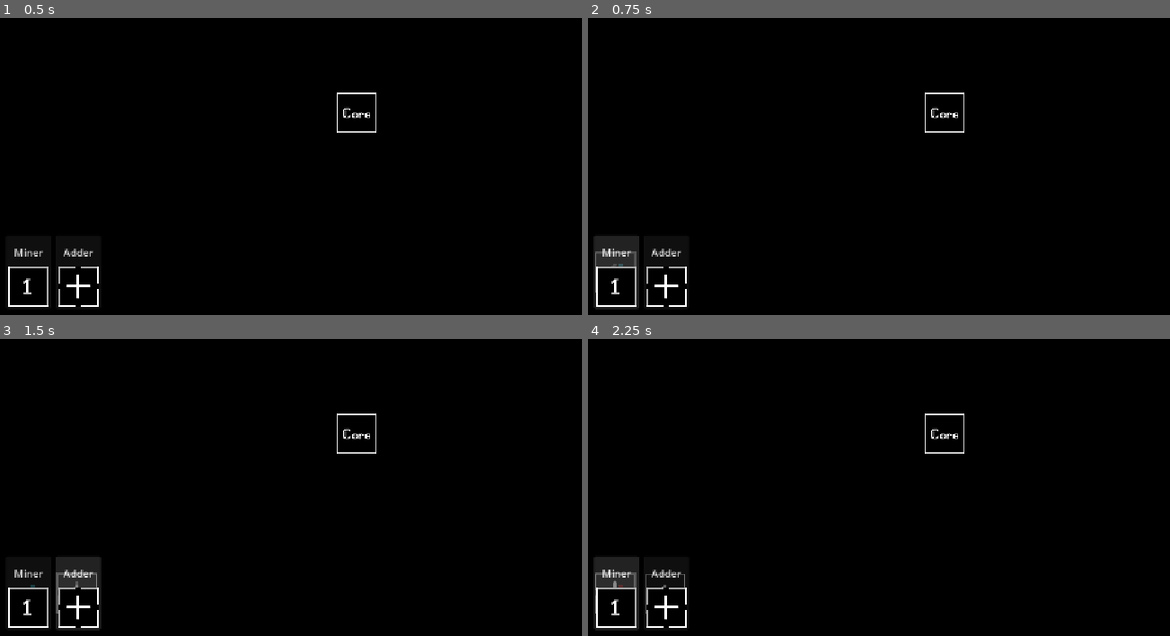
Above: before the commit, frames 1-4 (two rows, left to right).
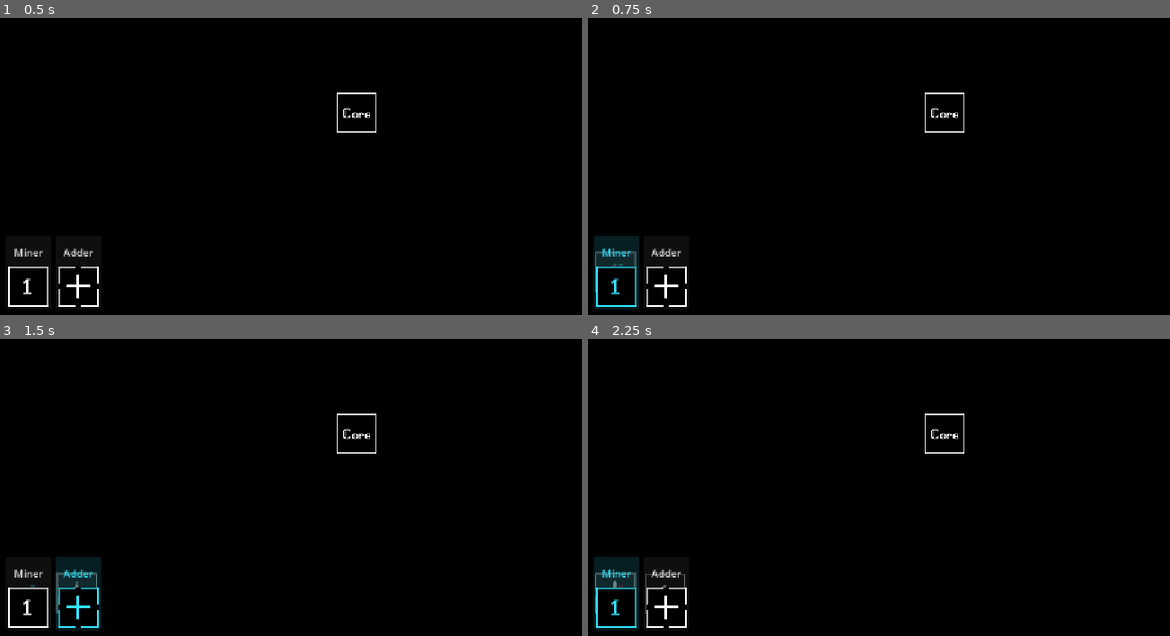
Above: after the commit, the same moments.

Repository: ast4rt3/math-matic
Game: Godot game, scene res://world.tscn
The game is run twice, just before and just after one commit, with the same random seed, the same clock (stepped at 60 frames per second) and the same inputs.
Inputs:
- Up to frame 1 (0.5 s): no input
- Up to frame 2 (0.75 s): click "Miner" at 0.5 s
- Up to frame 3 (1.5 s): click "Adder" at 1.25 s
- Up to frame 4 (2.25 s): click "Miner" at 2 s

Frame 1 is identical in both runs. In frame 2, 1.1% of the frame differs, in the area x 1-9%, y 73-98%; in frame 3, 1.1%, in the area x 9-18%, y 73-98%; in frame 4, 1.1%.

Commit message:
feat: added pick building highlight

Diff:
--- a/buildings/Core.tscn
+++ b/buildings/Core.tscn
@@ -21,7 +21,7 @@
 position = Vector2(0, 30)
 
 [node name="CounterLabel" type="Label" parent="." unique_id=1079859296]
-offset_left = -19.0
-offset_top = -32.0
-offset_right = 21.0
-offset_bottom = -9.0
+offset_left = -32.0
+offset_top = -54.0
+offset_right = 32.0
+offset_bottom = -31.0
--- a/world.gd
+++ b/world.gd
@@ -422,6 +422,12 @@
 			var frac = w.item.progress / 16.0
 			w.item.visual.global_position = start.lerp(end, frac) - Vector2(8, 12)
 
+	# Update UI Button highlights
+	if has_node("UI/MineButton"):
+		$UI/MineButton.modulate = Color(0.2, 0.9, 1.0) if current_state == State.PLACING_MINE else Color(1, 1, 1)
+	if has_node("UI/AdderButton"):
+		$UI/AdderButton.modulate = Color(0.2, 0.9, 1.0) if current_state == State.PLACING_ADDER else Color(1, 1, 1)
+
 	# Update highlights
 	var mouse_pos = get_global_mouse_position()
 	var snapped_pos = _snap_to_grid(mouse_pos)
